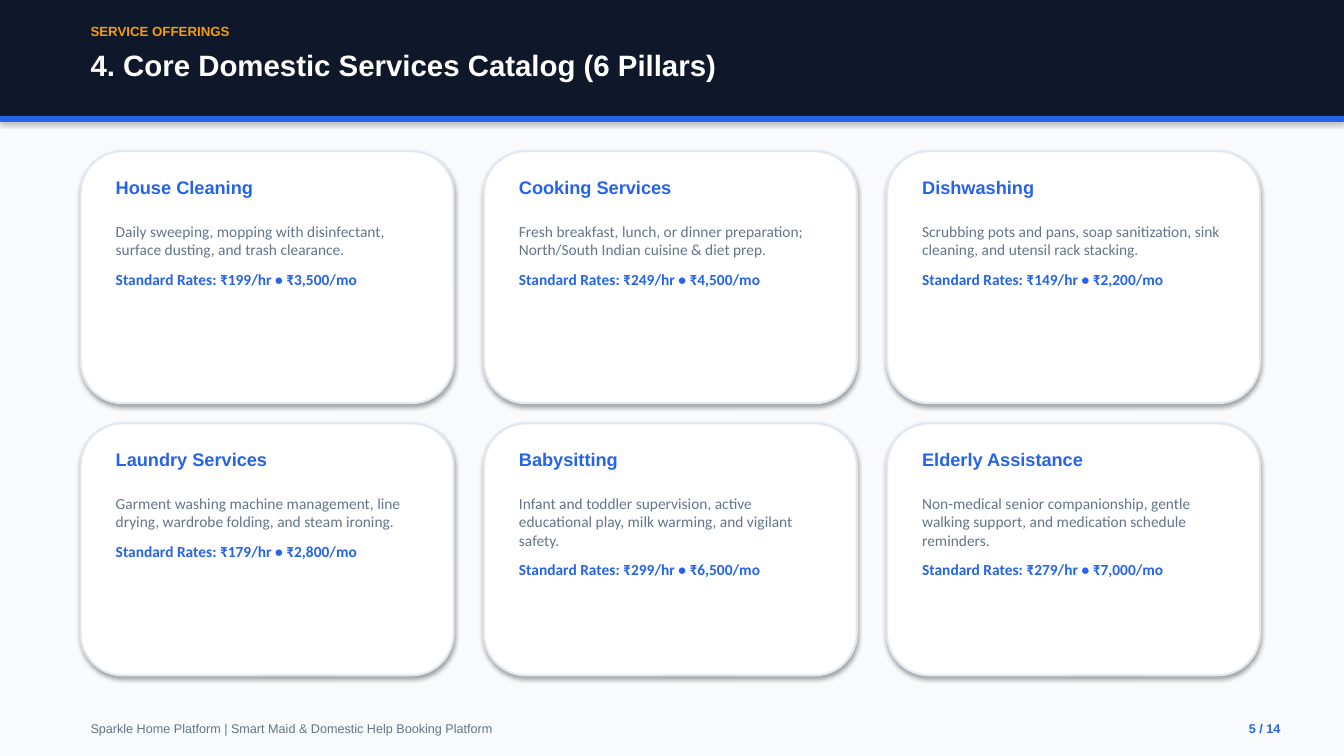
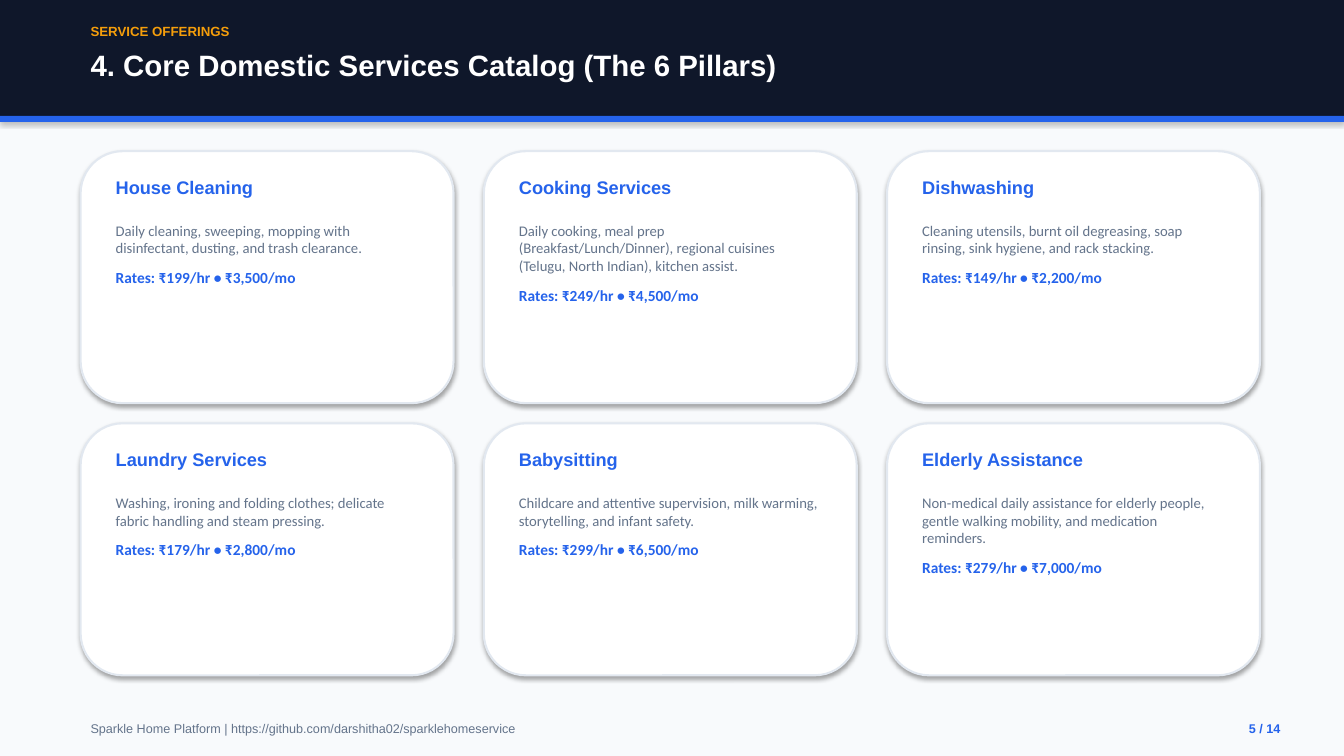
Before and after one commit to darshitha02/sparklehomeservice, a slide deck: slide 5 of SparkleHome_Domestic_Services_Presentation.pptx. Drawn at 1344x756 pixels with LibreOffice and Linux fonts; fonts in the diff are those of the drawing. Boxes give left, top, right and bottom in pixels: in the first picture for what was removed or moved away, otherwise in the second. Text is boxed around its words. In the diff, an @@ line names an element or a change of style, - is before the commit and + after.

```diff
--- a/SparkleHome_Domestic_Services_Presentation.pptx
+++ b/SparkleHome_Domestic_Services_Presentation.pptx
@@ text at (91, 54, 776, 82): text changed @@
-4. Core Domestic Services Catalog (6 Pillars)
+4. Core Domestic Services Catalog (The 6 Pillars)
@@ text at (116, 226, 362, 285): text changed; size 11 to 10.5 pt @@
-Daily sweeping, mopping with disinfectant, surface dusting, and trash clearance.
-Standard Rates: ₹199/hr • ₹3,500/mo
+Daily cleaning, sweeping, mopping with disinfectant, dusting, and trash clearance.
+Rates: ₹199/hr • ₹3,500/mo
@@ text at (519, 226, 775, 303): text changed; size 11 to 10.5 pt @@
-Fresh breakfast, lunch, or dinner preparation; North/South Indian cuisine & diet prep.
-Standard Rates: ₹249/hr • ₹4,500/mo
+Daily cooking, meal prep (Breakfast/Lunch/Dinner), regional cuisines (Telugu, North Indian), kitchen assist.
+Rates: ₹249/hr • ₹4,500/mo
@@ text at (922, 226, 1182, 285): text changed; size 11 to 10.5 pt @@
-Scrubbing pots and pans, soap sanitization, sink cleaning, and utensil rack stacking.
-Standard Rates: ₹149/hr • ₹2,200/mo
+Cleaning utensils, burnt oil degreasing, soap rinsing, sink hygiene, and rack stacking.
+Rates: ₹149/hr • ₹2,200/mo
@@ text at (116, 498, 385, 557): text changed; size 11 to 10.5 pt @@
-Garment washing machine management, line drying, wardrobe folding, and steam ironing.
-Standard Rates: ₹179/hr • ₹2,800/mo
+Washing, ironing and folding clothes; delicate fabric handling and steam pressing.
+Rates: ₹179/hr • ₹2,800/mo
@@ text at (519, 498, 818, 557): text changed; size 11 to 10.5 pt @@
-Infant and toddler supervision, active educational play, milk warming, and vigilant safety.
-Standard Rates: ₹299/hr • ₹6,500/mo
+Childcare and attentive supervision, milk warming, storytelling, and infant safety.
+Rates: ₹299/hr • ₹6,500/mo
@@ text at (922, 498, 1205, 575): text changed; size 11 to 10.5 pt @@
-Non-medical senior companionship, gentle walking support, and medication schedule reminders.
-Standard Rates: ₹279/hr • ₹7,000/mo
+Non-medical daily assistance for elderly people, gentle walking mobility, and medication reminders.
+Rates: ₹279/hr • ₹7,000/mo
@@ text at (91, 724, 515, 736): text changed @@
-Sparkle Home Platform | Smart Maid & Domestic Help Booking Platform
+Sparkle Home Platform | https://github.com/darshitha02/sparklehomeservice
```
Also in this commit, not shown: 13 other slides changed, 3 other files.
